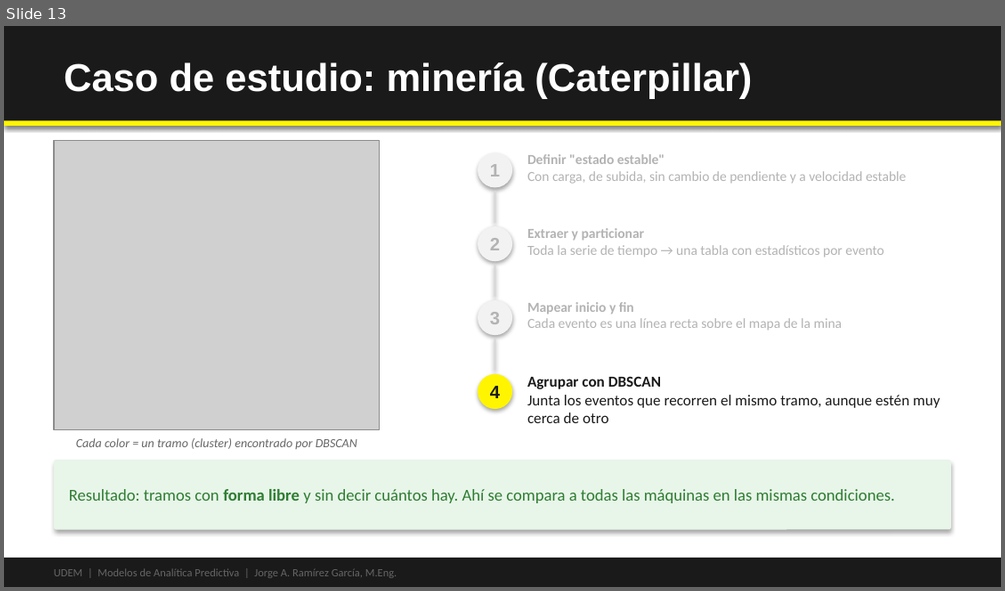
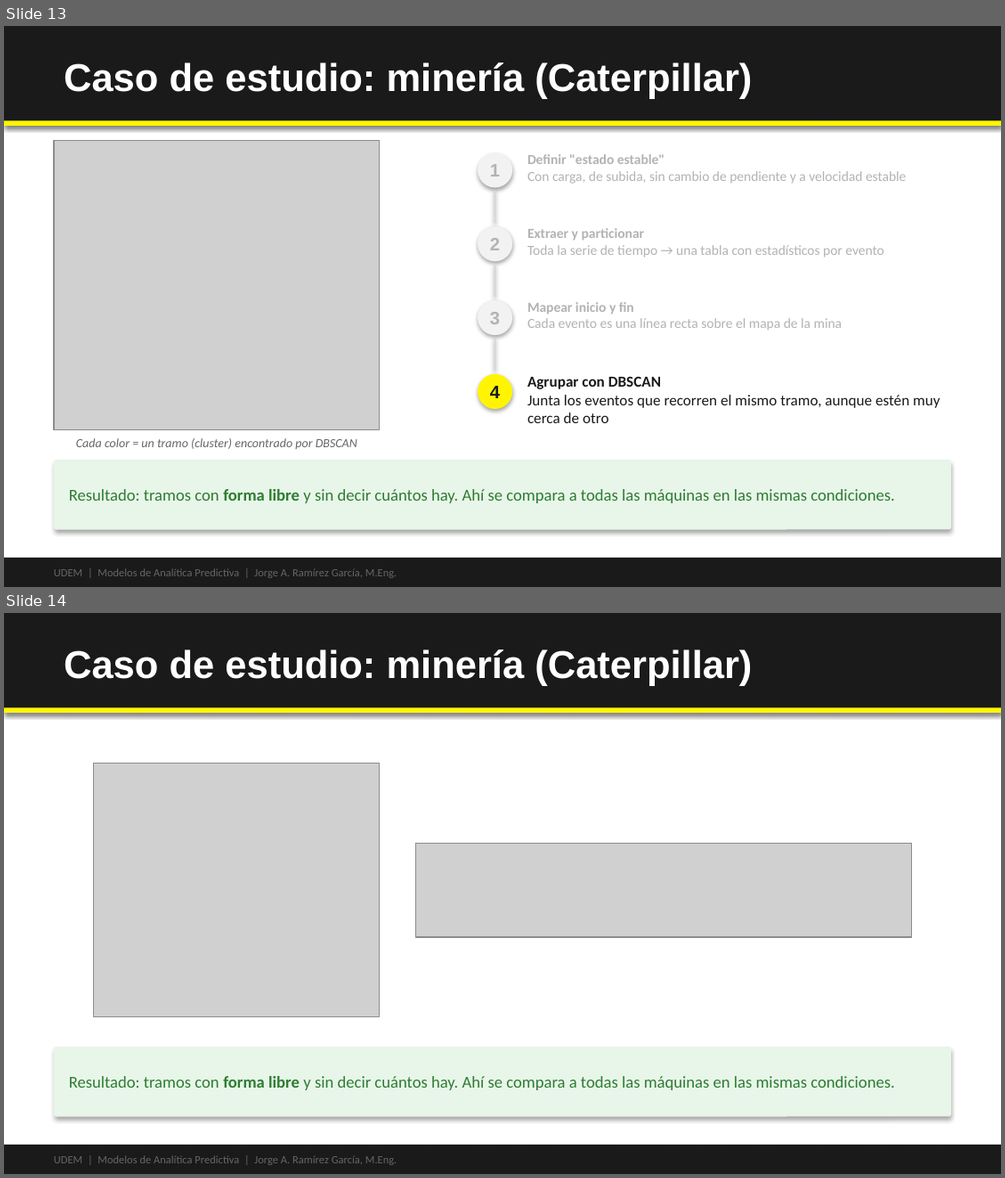
Before and after one commit to Emilio-Guevara/aprendizaje-no-supervisado-EmilioGuevara, a slide deck: 00-fundamentos/slides/Introducción al Aprendizaje No Supervisado - UDEM.pptx. Shown one above the other, each under a label of ours: slide 13 before the commit, slides 13 and 14 after it. The pictures are 1005x591 and 1005x1178 pixels, drawn with LibreOffice and Linux fonts; fonts in the diff are those of the drawing; grey boxes stand for pictures. Boxes give left, top, right and bottom in pixels: in the first picture for what was removed or moved away, otherwise in the second. Text is boxed around its words. In the diff, an @@ line names an element or a change of style, - is before the commit and + after.

```diff
--- a/00-fundamentos/slides/Introducción al Aprendizaje No Supervisado - UDEM.pptx
+++ b/00-fundamentos/slides/Introducción al Aprendizaje No Supervisado - UDEM.pptx
@@ slide 14 added at (4,613,1001,1174), background #FFFFFF @@
@@ rectangle added at (4,613,1001,713), fill #1A1A1A @@
@@ text added at (64,649,752,686), 28 pt, text #FFFFFF, bold @@
+Caso de estudio: minería (Caterpillar)
@@ rectangle added at (4,707,1001,713), fill #FFF500 @@
@@ picture added at (94,763,379,1017) @@
@@ picture added at (416,844,911,937) @@
@@ rounded rectangle added at (54,1046,951,1117), fill #E8F5E9 @@
@@ text added at (69,1076,894,1090), 12 pt, text #2E7D32 @@
+Resultado: tramos con forma libre y sin decir cuántos hay. Ahí se compara a todas las máquinas en las mismas condiciones.
@@ rectangle added at (4,1144,1001,1174), fill #1A1A1A @@
@@ text added at (54,1155,396,1165), 8 pt, text #666666 @@
+UDEM | Modelos de Analítica Predictiva | Jorge A. Ramírez García, M.Eng.
```
